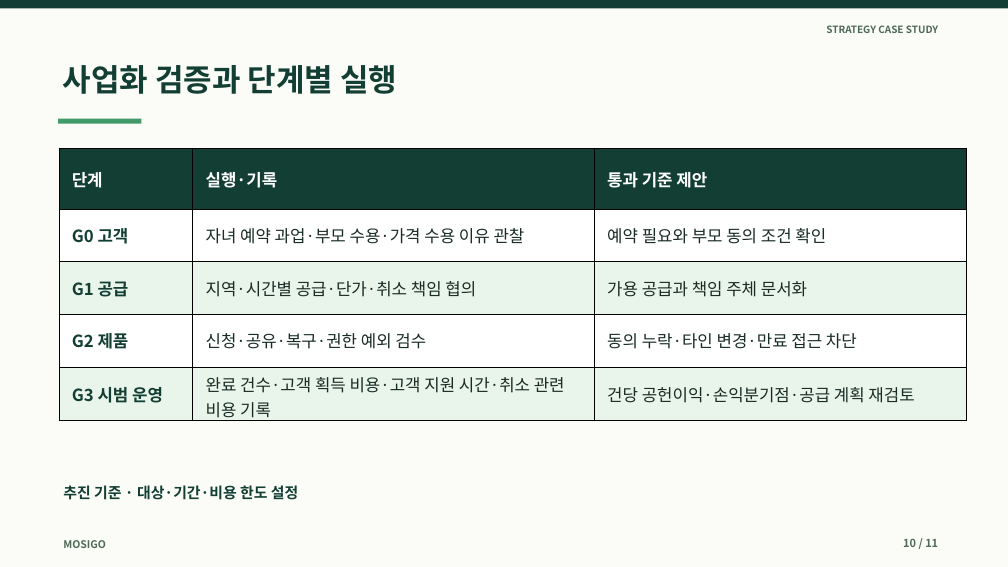
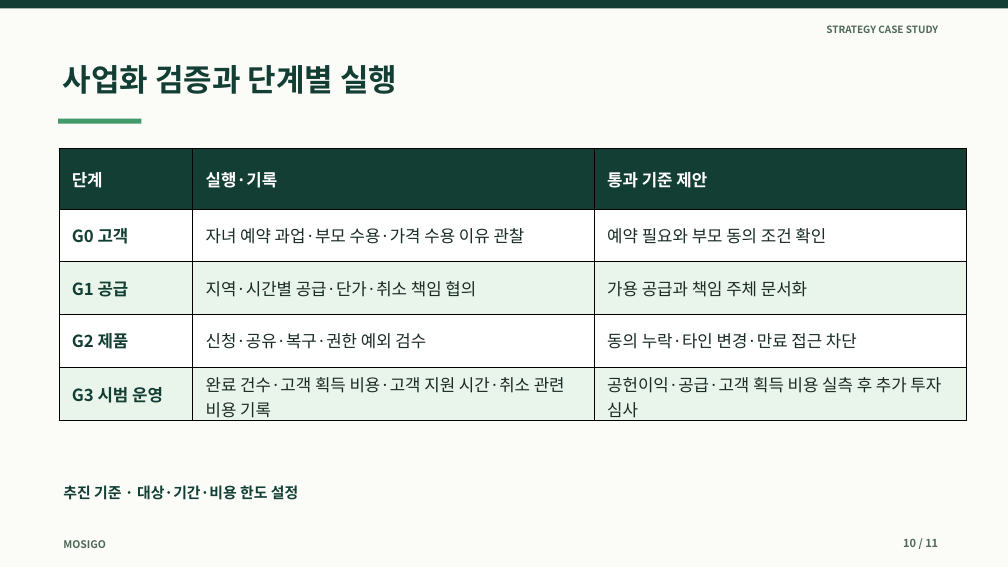
Before and after one commit to dohyunkimmm/mosigo-case-study, a slide deck: slide 10 of downloads/mosigo_report.pptx. Drawn at 1008x567 pixels with LibreOffice and Linux fonts; fonts in the diff are those of the drawing. Boxes give left, top, right and bottom in pixels: in the first picture for what was removed or moved away, otherwise in the second. Text is boxed around its words. In the diff, an @@ line names an element or a change of style, - is before the commit and + after.

```diff
--- a/downloads/mosigo_report.pptx
+++ b/downloads/mosigo_report.pptx
@@ table at [59, 148, 966, 425] @@
-row 5, column 3: 건당 공헌이익·손익분기점·공급 계획 재검토
+row 5, column 3: 공헌이익·공급·고객 획득 비용 실측 후 추가 투자 심사
```
Also in this commit, not shown: 3 other slides changed, 9 other files.
